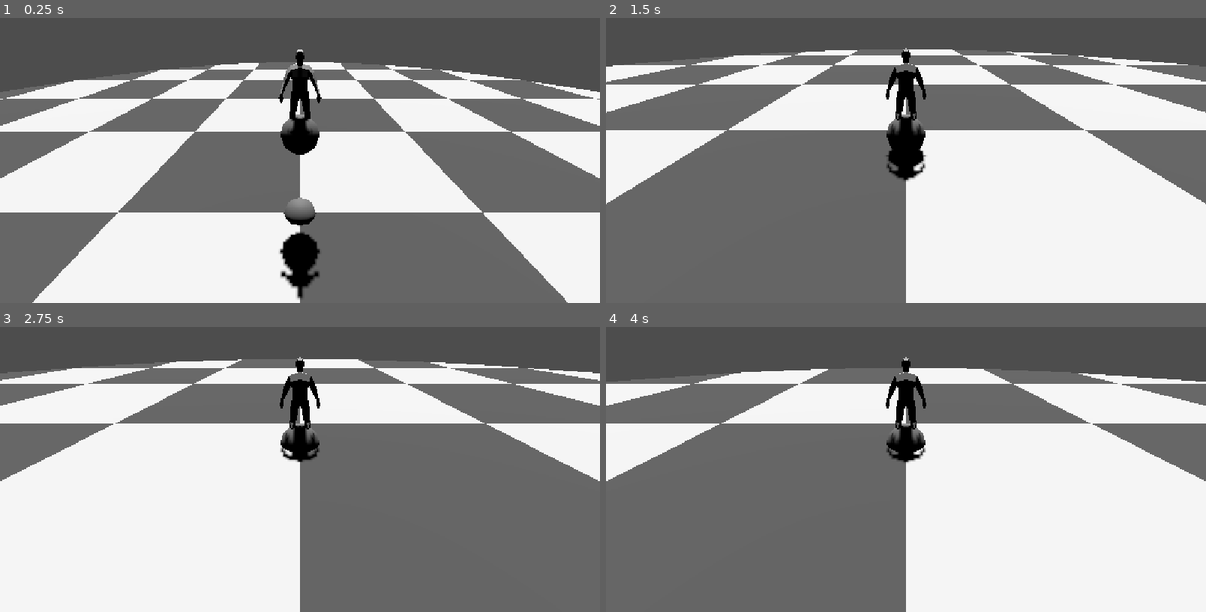
Above: before the commit, frames 1-4 (two rows, left to right).
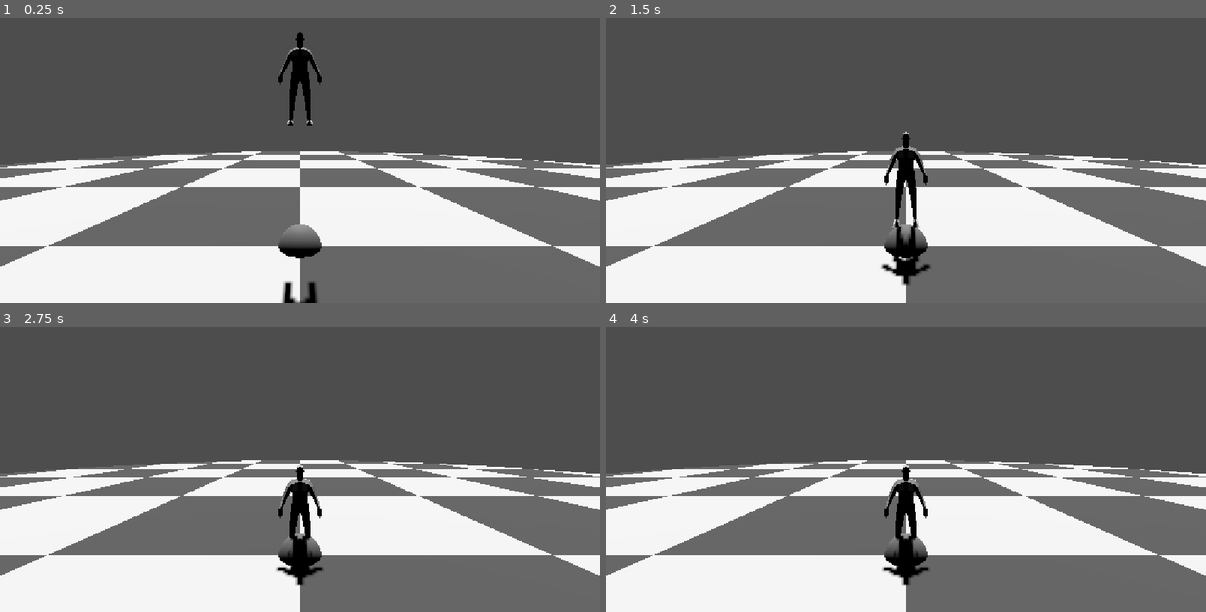
Above: after the commit, the same moments.

Repository: XMNNguyen/Soulslike_Roguelike
Game: Godot game, scene res://Scenes/main.tscn
Same seed, same stepped clock (60 frames per second), same inputs: the game is played once before the commit and once after it.
Inputs (mouse positions are in pixels of both pictures, inside the frame that each line leads up to):
- Up to frame 1 (0.25 s): no input
- Up to frame 2 (1.5 s): move the mouse to (936, 132) at 0.52 s; hold W (forward) from 0.53 s (still down); tap Space (dodge) at 0.6, 1.35 s; move the mouse to (876, 134) at 1.27 s
- Up to frame 3 (2.75 s): keep holding W (forward); move the mouse to (312, 438) at 2.02 s; tap Space (dodge) at 2.1 s
- Up to frame 4 (4 s): keep holding W (forward); move the mouse to (900, 449) at 2.77 s; tap Space (dodge) at 2.85, 3.6 s; move the mouse to (948, 446) at 3.52 s

The runs differ from the first frame. In frame 1, 51% of the frame differs, in the area x 0-100%, y 4-100%; in frame 2, 68%, in the area x 0-100%, y 10-100%; in frame 3, 55%; in frame 4, 66%.
Error after the commit: Parse Error: Expected expression after "or" operator. (res://Scripts/Entities/Camera/user_camera.gd:42)

Commit message:
added camera modes

Diff:
--- a/soulslike-roguelike/Scenes/Entities/Camera/user_camera.tscn
+++ b/soulslike-roguelike/Scenes/Entities/Camera/user_camera.tscn
@@ -4,6 +4,11 @@
 
 [node name="UserCamera" type="Node3D" unique_id=200592742]
 script = ExtResource("1_5isc7")
+sensitivity = null
+tilt_limit = null
+camera_offset = null
+follow_speed = null
+look_speed = null
 
 [node name="CSGSphere3D" type="CSGSphere3D" parent="." unique_id=1160670051]
 
--- a/soulslike-roguelike/Scripts/Entities/Camera/user_camera.gd
+++ b/soulslike-roguelike/Scripts/Entities/Camera/user_camera.gd
@@ -1,6 +1,7 @@
 extends BaseCamera
 class_name UserCamera
 
+enum {FREE, MOVE, LOCK}
 
 @onready var pivot : Node3D = $Pivot
 @onready var camera : Camera3D = $Camera3D
@@ -14,6 +15,7 @@
 @export var look_speed : float = 30.0
 
 var previous_player_position : Vector3
+var mode := FREE
 
 # Called when the node enters the scene tree for the first time.
 func _ready() -> void:
@@ -26,15 +28,19 @@
 
 # Rotate the camera if moving left and right and then lerp camera to player if moving forward and backward
 func _physics_process(delta: float) -> void:
-	free_move(delta)
+	if mode == FREE:
+		free_move(delta)
+	elif mode == MOVE:
+		pass
+	else:
+		pass
 
 
 func _input(event: InputEvent) -> void:
 	if event is InputEventMouseMotion:
-		pass
-		#spring_arm.rotation.x -= event.relative.y * sensitivity
-		#spring_arm.rotation.y -= event.relative.x * sensitivity
-		#spring_arm.rotation.x = clamp(spring_arm.rotation.x, -deg_to_rad(tilt_limit), deg_to_rad(tilt_limit))
+		mode = MOVE
+	elif:
+		mode = FREE
 
 
 func get_camera() -> Camera3D:
